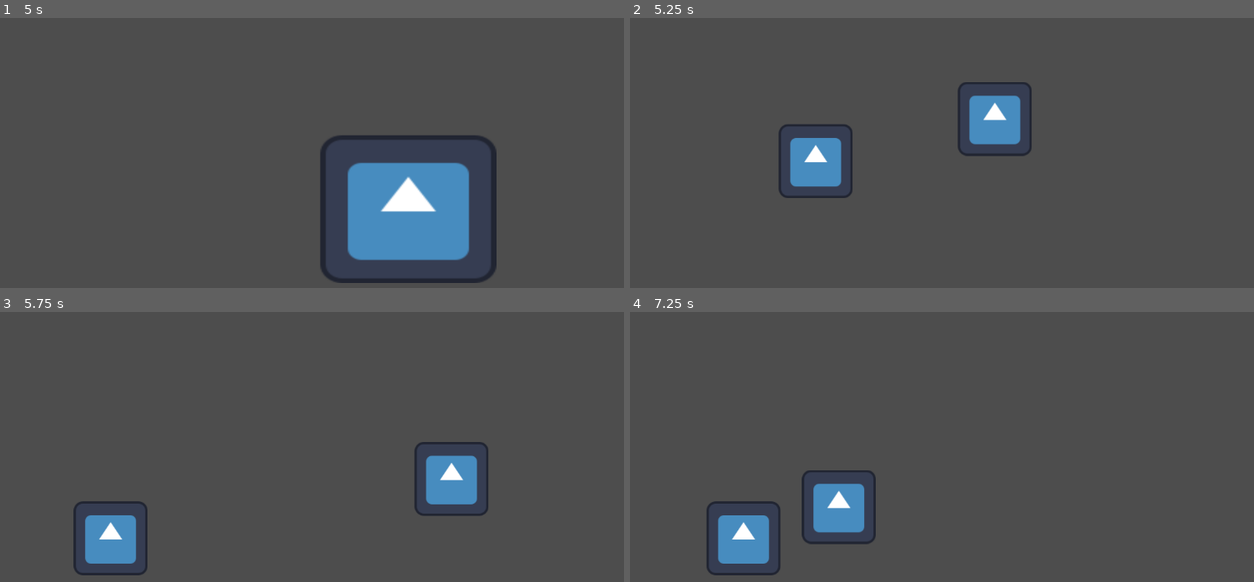
Above: before the commit, frames 1-4 (two rows, left to right).
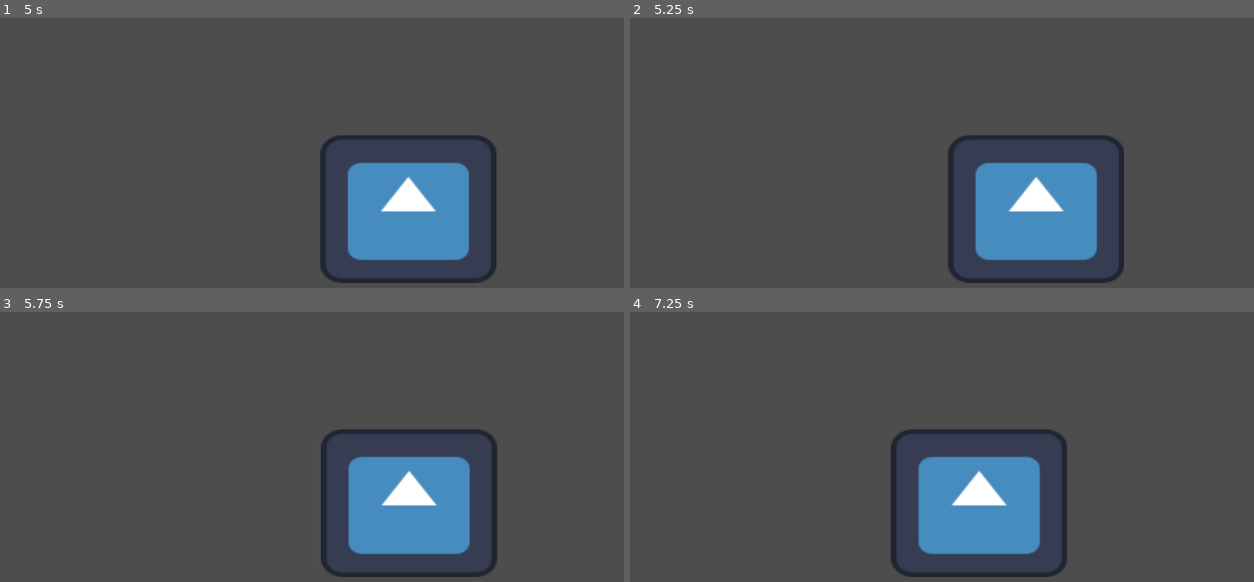
Above: after the commit, the same moments.

Repository: cs947939/vgd2025
Game: Godot game, scene res://node_2d.tscn
Two runs of this game, one before a commit and one after it. Both use one fixed random seed, a clock stepped at 60 frames per second and the inputs below. The engine's default icon, where the game draws it, is replaced by a stand-in: a white triangle on a blue panel in a dark square.
Inputs:
- Up to frame 1 (5 s): tap Enter at 0.5 s; hold Down (down_2) 0.53-1.28 s; hold D (right_1) 0.53-2.03 s; tap W (up_1) at 0.77, 1.07, 1.52, 1.82, 3.02, 3.05, 3.32, 4.52, 4.82 s; tap Left (left_2) at 0.8, 1.35, 4.55 s; tap Right (right_2) at 1.55 s; hold A (left_1) 2.03-2.78 s; hold Right (right_2) 2.03-2.78 s; tap Up (up_2) at 2.3, 2.85 s; tap Space at 2.75 s; hold D (right_1) 2.78-4.28 s; hold W (up_1) 3.53-4.28 s; tap Down (down_2) at 3.8, 4.35 s; hold A (left_1) from 4.28 s (still down)
- Up to frame 2 (5.25 s): release A (left_1) at 5.03 s; hold D (right_1) from 5.03 s (still down); hold Left (left_2) from 5.03 s (still down)
- Up to frame 3 (5.75 s): keep holding D (right_1); keep holding Left (left_2); tap Right (right_2) at 5.3 s
- Up to frame 4 (7.25 s): release D (right_1) at 5.78 s; release Left (left_2) at 5.78 s; hold A (left_1) from 5.78 s (still down); tap Right (right_2) at 5.85 s; tap W (up_1) at 6.02, 6.32, 6.77, 6.8, 7.07 s; tap Up (up_2) at 6.05 s; hold Up (up_2) from 6.53 s (still down)

Frame 1 is identical in both runs. In frame 2, 13% of the frame differs, in the area x 23-80%, y 23-99%; in frame 3, 10%; in frame 4, 13%, in the area x 12-70%, y 43-99%.

Commit message:
fixing split cooldown

Diff:
--- a/big_slime.gd
+++ b/big_slime.gd
@@ -13,6 +13,7 @@
 	print("Different Input")
 	hideslime.emit(x1, x2, y1, y2)
 	visible = false
+	allowsplit = false
 	process_mode = PROCESS_MODE_DISABLED
 func _physics_process(delta: float) -> void:
 	# Add the gravity.
--- a/node_2d.tscn
+++ b/node_2d.tscn
@@ -24,7 +24,7 @@
 size = Vector2(1158.5, 194)
 
 [sub_resource type="RectangleShape2D" id="RectangleShape2D_f4qxx"]
-size = Vector2(70, 468)
+size = Vector2(924, 1297)
 
 [sub_resource type="RectangleShape2D" id="RectangleShape2D_wy72w"]
 size = Vector2(321, 267)
@@ -95,7 +95,7 @@
 [node name="StaticBody2D" type="StaticBody2D" parent="GroundLeft"]
 
 [node name="CollisionShape2D" type="CollisionShape2D" parent="GroundLeft/StaticBody2D"]
-position = Vector2(-8, 224)
+position = Vector2(-448, -190.5)
 shape = SubResource("RectangleShape2D_f4qxx")
 
 [node name="BigSlime" type="CharacterBody2D" parent="."]
@@ -112,8 +112,7 @@
 texture = ExtResource("1_0lk6c")
 
 [node name="SlimeInputDelay" type="Timer" parent="BigSlime"]
-wait_time = 3.0
-one_shot = true
+autostart = true
 script = ExtResource("8_jm5xw")
 
 [connection signal="area_entered" from="CharacterBody2D2/Area2D" to="CharacterBody2D2" method="_on_area_2d_area_entered"]
--- a/slime_input_delay.gd
+++ b/slime_input_delay.gd
@@ -12,4 +12,5 @@
 
 
 func _on_big_slime_delaystart() -> void:
+	print("Started timer")
 	start(3)
